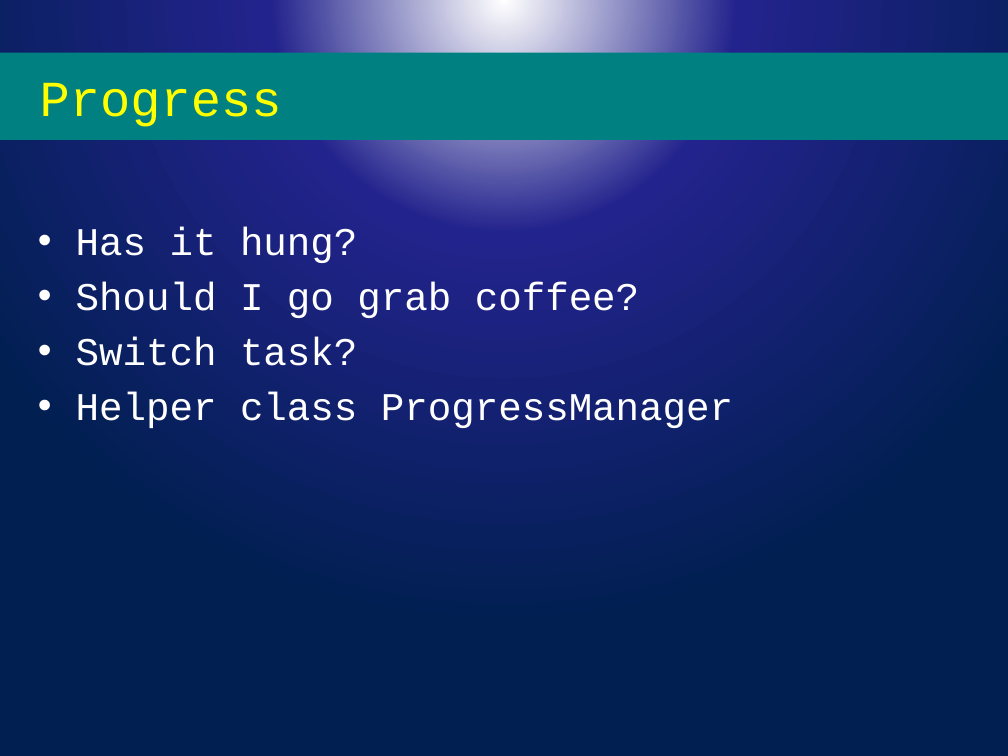
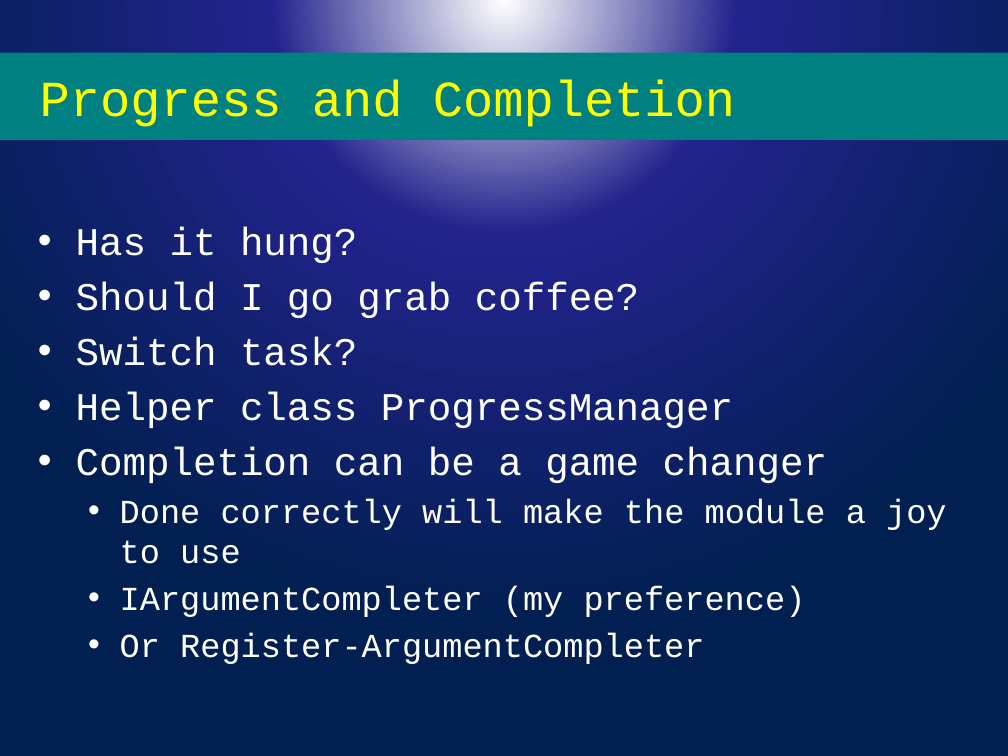
Before and after one commit to powercode/PSConfEU, a slide deck: slide 11 of PSCONFEU_Modules2017.pptx (slide 13 before the commit). Drawn at 1008x756 pixels with LibreOffice and Linux fonts; fonts in the diff are those of the drawing; background and template pictures are left out. Boxes give left, top, right and bottom in pixels: in the first picture for what was removed or moved away, otherwise in the second. Text is boxed around its words. In the diff, an @@ line names an element or a change of style, - is before the commit and + after.

```diff
--- a/PSCONFEU_Modules2017.pptx
+++ b/PSCONFEU_Modules2017.pptx
@@ title at [40, 79, 735, 127]: text changed @@
-Progress
+Progress and Completion
@@ text at [76, 447, 947, 664]: paragraphs added @@
+• Completion can be a game changer
+  • Done correctly will make the module a joy to use
+  • IArgumentCompleter (my preference)
+  • Or Register-ArgumentCompleter
```
Also in this commit, not shown: 3 other slides changed, 1 slide removed.
